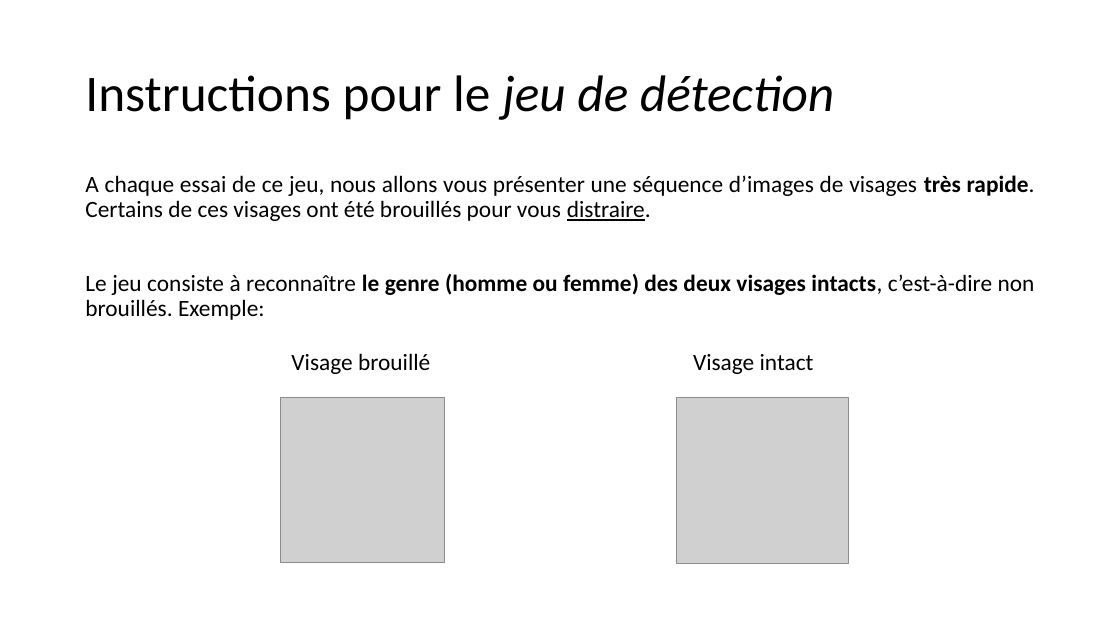
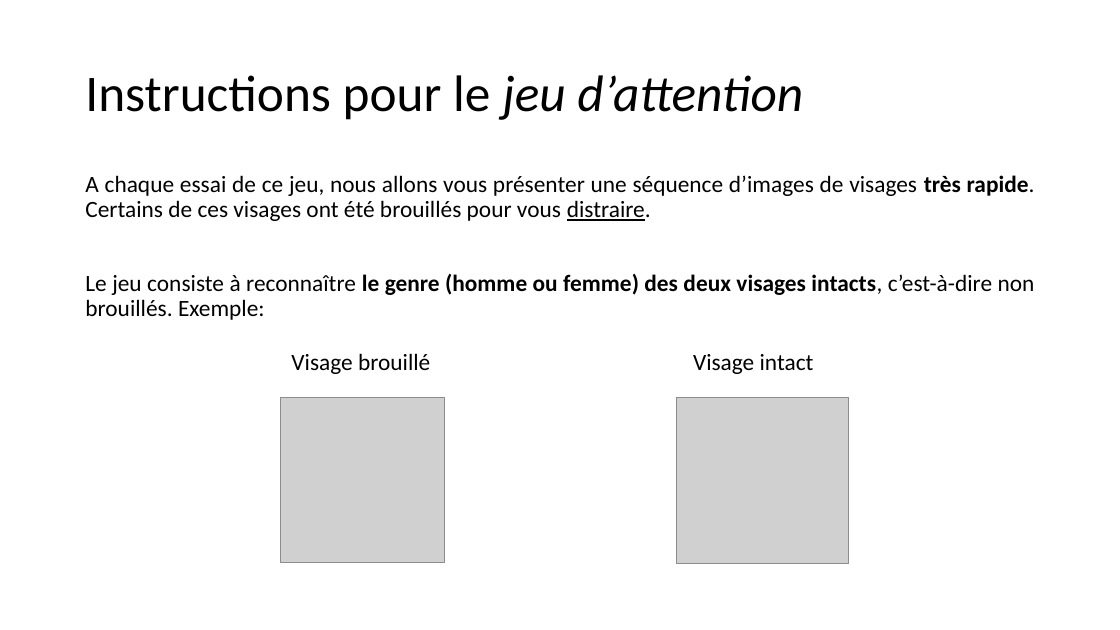
Before and after one commit to MBB-team/Online_Testing, a slide deck: slide 3 of src/Emotion_Regulation_JS/instructions/instructionsDiapo.pptx. Drawn at 1120x630 pixels with LibreOffice and Linux fonts; fonts in the diff are those of the drawing; grey boxes stand for pictures. Boxes give left, top, right and bottom in pixels: in the first picture for what was removed or moved away, otherwise in the second. Text is boxed around its words. In the diff, an @@ line names an element or a change of style, - is before the commit and + after.

Commit message:
updated instructions

```diff
--- a/src/Emotion_Regulation_JS/instructions/instructionsDiapo.pptx
+++ b/src/Emotion_Regulation_JS/instructions/instructionsDiapo.pptx
@@ title at (85,75,803,120): text changed @@
-Instructions pour le jeu de détection
+Instructions pour le jeu d’attention
```
Also in this commit, not shown: 3 other slides changed, 4 other files.
